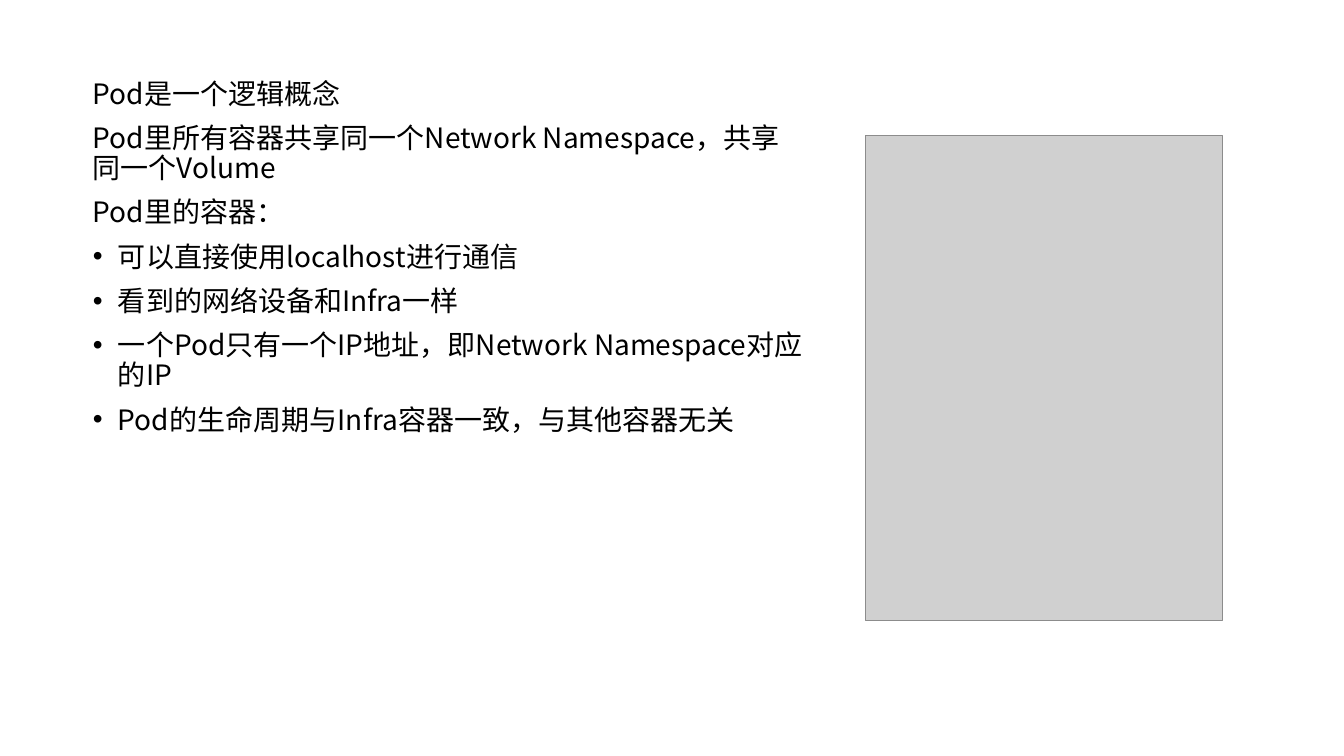
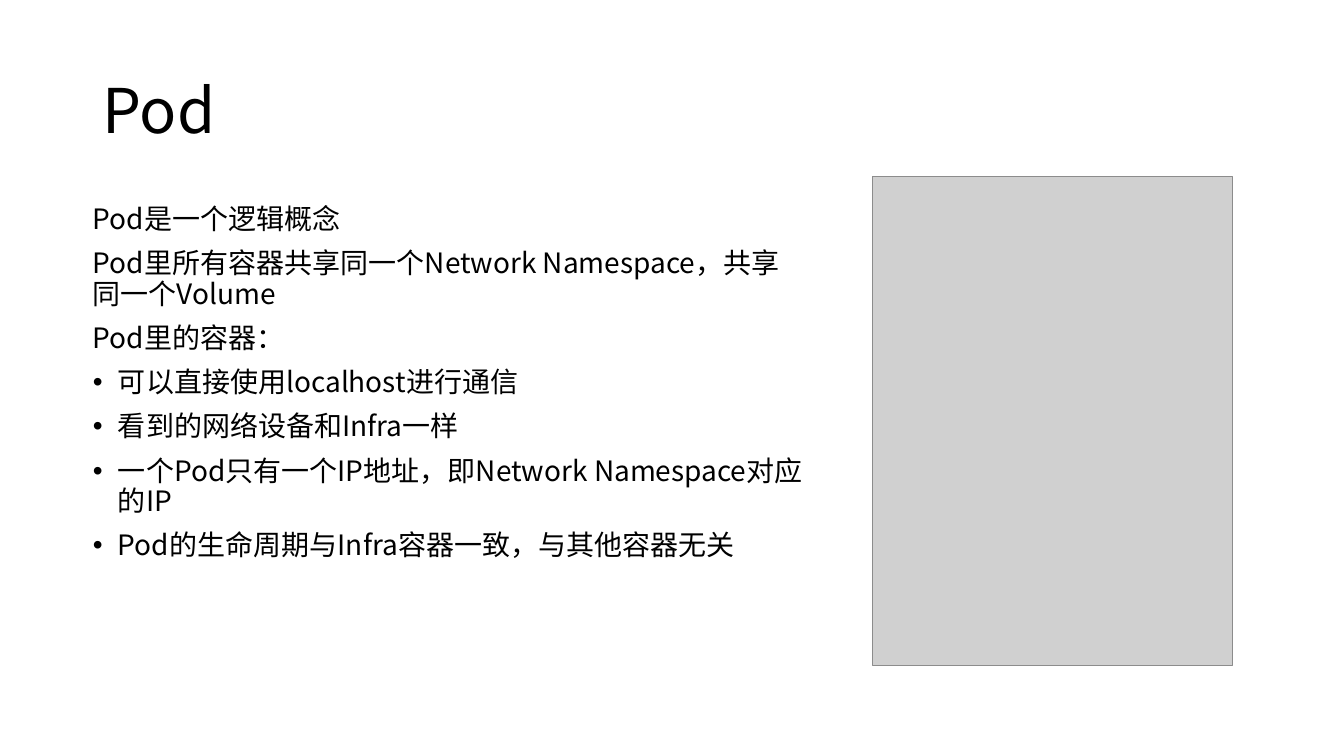
Before and after one commit to axzxs2001/Asp.NetCoreExperiment, a slide deck: slide 24 of Asp.NetCoreExperiment/kubernetes/kubernetes.pptx. Drawn at 1344x756 pixels with LibreOffice and Linux fonts; fonts in the diff are those of the drawing; grey boxes stand for pictures; background and template pictures are left out. Boxes give left, top, right and bottom in pixels: in the first picture for what was removed or moved away, otherwise in the second. Text is boxed around its words. In the diff, an @@ line names an element or a change of style, - is before the commit and + after.

```diff
--- a/Asp.NetCoreExperiment/kubernetes/kubernetes.pptx
+++ b/Asp.NetCoreExperiment/kubernetes/kubernetes.pptx
@@ title added at bbox=[102, 84, 215, 134], 44 pt, text #000000 @@
+Pod
@@ picture: place and size @@
-picture at bbox=[865, 135, 1222, 620]
+picture at bbox=[872, 177, 1232, 665]
@@ text "Pod是一个逻辑概念": place and size @@
-text "Pod是一个逻辑概念" at bbox=[93, 80, 780, 433]
+text "Pod是一个逻辑概念" at bbox=[93, 205, 780, 558]
```
Also in this commit, not shown: 4 other slides changed, 1 slide added, 1 slide removed, 2 other files.
